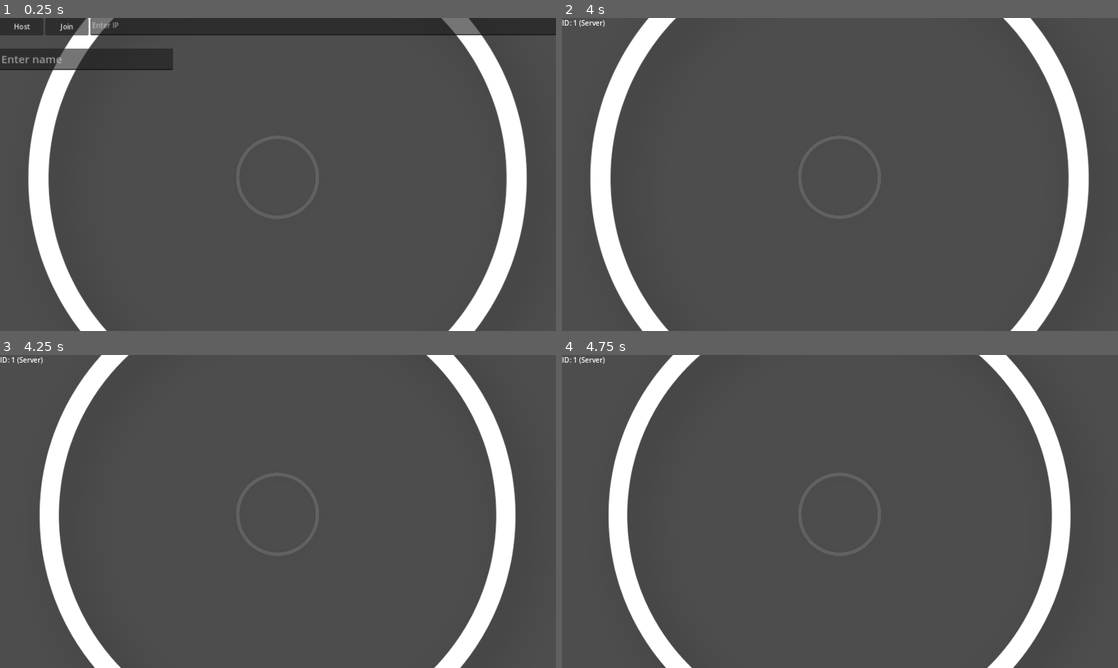
Above: before the commit, frames 1-4 (two rows, left to right).
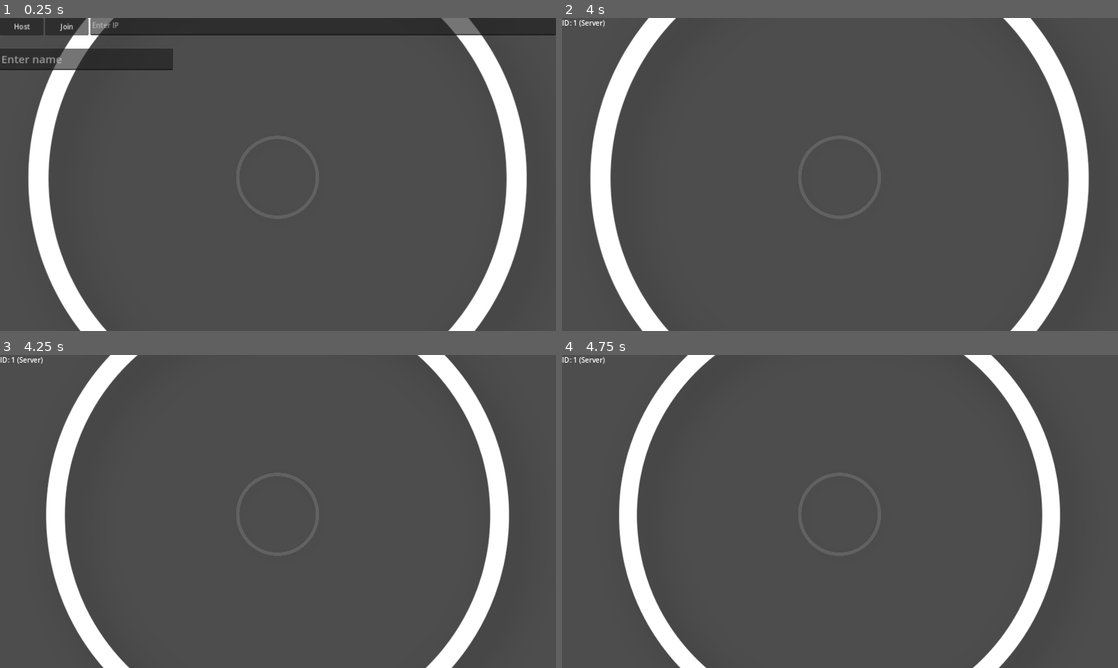
Above: after the commit, the same moments.

Repository: lokasc/rsPrototype
Game: Godot game, scene res://beat_sync/beat_main.tscn
Same seed, same stepped clock (60 frames per second), same inputs: the game is played once before the commit and once after it. This scene is started directly instead of the project's main scene.
Inputs (mouse positions are in pixels of both pictures, inside the frame that each line leads up to):
- Up to frame 1 (0.25 s): no input
- Up to frame 2 (4 s): click (884, 27) at 0.52 s; type "12" at 0.6 s; click (650, 58) at 0.75 s; type "Alex" at 0.83 s; click "Host" at 1.25 s; click "Start" at 2 s; tap Enter at 2.75 s; move the mouse to (962, 158) at 2.77 s; hold D (right) 2.78-3.53 s; click (962, 158) at 2.85 s; tap Space at 3.5 s; move the mouse to (728, 190) at 3.52 s; hold S (down) from 3.53 s (still down); click (728, 190) at 3.6 s
- Up to frame 3 (4.25 s): keep holding S (down)
- Up to frame 4 (4.75 s): move the mouse to (895, 442) at 4.27 s; release S (down) at 4.28 s; hold D (right) from 4.28 s (still down); click (895, 442) at 4.35 s

Frames 1-2 are identical in both runs. In frame 3, 5.5% of the frame differs, in the area x 7-93%, y 0-100%; in frame 4, 8.7%, in the area x 8-92%, y 0-100%.

Commit message:
Added functionality for multiple countdowns

Diff:
--- a/beat_sync/beat_main.tscn
+++ b/beat_sync/beat_main.tscn
@@ -15,6 +15,8 @@
 transparent_ring = NodePath("../Countdowns/TransparentRing")
 opaque_ring = NodePath("../Countdowns/Ring")
 hihat_sound = NodePath("../Countdowns/HiHatSound")
+result_screen_time = 2.0
+num_countdowns = 2
 
 [node name="Countdowns" type="Node" parent="."]
 
--- a/beat_sync/multiplayer_controller.gd
+++ b/beat_sync/multiplayer_controller.gd
@@ -2,6 +2,8 @@
 
 const PORT = 28960
 const MAX_CLIENTS = 2
+
+
 
 @export var net_ui : Control
 @export var game_ui : Control
@@ -12,23 +14,31 @@
 @export var opaque_ring : Sprite2D
 @export var hihat_sound : AudioStreamPlayer
 
-var is_game_started : bool = false
-var is_countdown_started : bool = false # set this to true to start a countdown.
-
+@export_category("Game")
+@export var result_screen_time : float
+@export_range(1,15) var num_countdowns : int
+
+@export_subgroup("BPM")
+@export var min_BPM : int = 100
+@export var max_BPM : int = 30
+
+### NETWORKING
 var ip_address = "127.0.0.1"
 var peer
 var player_name : String = ""
 
 ### GAMEPLAY
+var is_game_started : bool = false
 enum GAME_STATE {STATE_IDLE, STATE_RUNNING, STATE_RESULTS}
 var current_state : GAME_STATE = GAME_STATE.STATE_IDLE
-
-var BPM : float = 60
-var seconds_per_four_beats : float = BPM/60.0 * 4
+var current_countdowns : int
+
+var BPM
+var seconds_per_four_beats : float
 # this is a hard limit, if you dont press within these extra beats,
 # automatically count as failure
-var extra_seconds : float = seconds_per_four_beats/4 * 2
-var total_cd_time
+var extra_seconds : float
+var total_cd_time : float
 
 var opaque_ring_scale
 var transparent_ring_scale
@@ -61,6 +71,7 @@
 	opaque_ring_scale = opaque_ring.scale
 	transparent_ring_scale = transparent_ring.scale
 	current_state = GAME_STATE.STATE_IDLE
+	current_countdowns = 0
 
 func _process(delta):
 	if !is_game_started:
@@ -70,9 +81,8 @@
 	pass
 
 ### GAMEPLAY ###
-# Afterwords, a transparent ring surrounds the circle appears
-# and a white ring outside
-# Player will need to press m1 when the rings overlap
+# Players need to press m0 when the opaque ring overlaps
+# the transparent ring
 
 	# 1. Decide BPM.
 	# 2. Start counting down.
@@ -86,6 +96,11 @@
 		GAME_STATE.STATE_IDLE:
 			await get_tree().create_timer(1).timeout
 
+			# Calculate a random BPM
+			BPM = randi_range(max_BPM, min_BPM)
+			seconds_per_four_beats = BPM/60.0 * 4
+			extra_seconds = seconds_per_four_beats/4 * 2
+
 			# for 4 crotchets, how many seconds? + extra.
 			total_cd_time = seconds_per_four_beats + extra_seconds
 			timer.start(total_cd_time)
@@ -102,8 +117,6 @@
 			# FIXME: Scaling buggy at the beginning.
 			opaque_ring.scale = opaque_ring_scale + ((transparent_ring_scale - opaque_ring_scale)/(seconds_per_four_beats-0)) * (min(total_cd_time - timer.time_left,seconds_per_four_beats)-0)
 
-
-
 			# Check for Input & collect results.
 			if Input.is_action_just_pressed("attack"):
 				pressed_time = timer.time_left
@@ -119,7 +132,16 @@
 
 		GAME_STATE.STATE_RESULTS:
 			# show results here, for x seconds then go next.
-			pass
+			await get_tree().create_timer(result_screen_time).timeout
+
+
+			# check to leave.
+			if current_countdowns >= num_countdowns:
+				is_game_started = false
+				return
+			else:
+				current_countdowns += 1
+				current_state = GAME_STATE.STATE_IDLE
 
 
 func _on_cd_timer_timeout():
